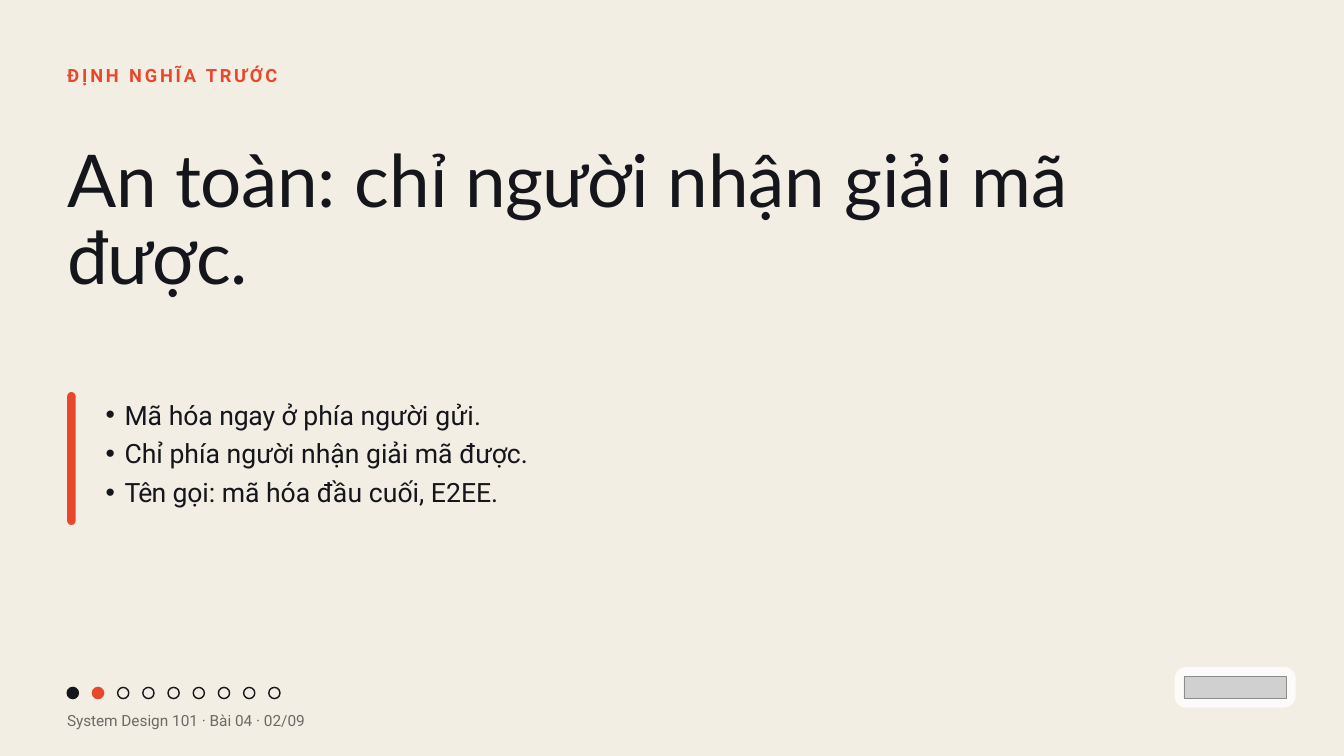
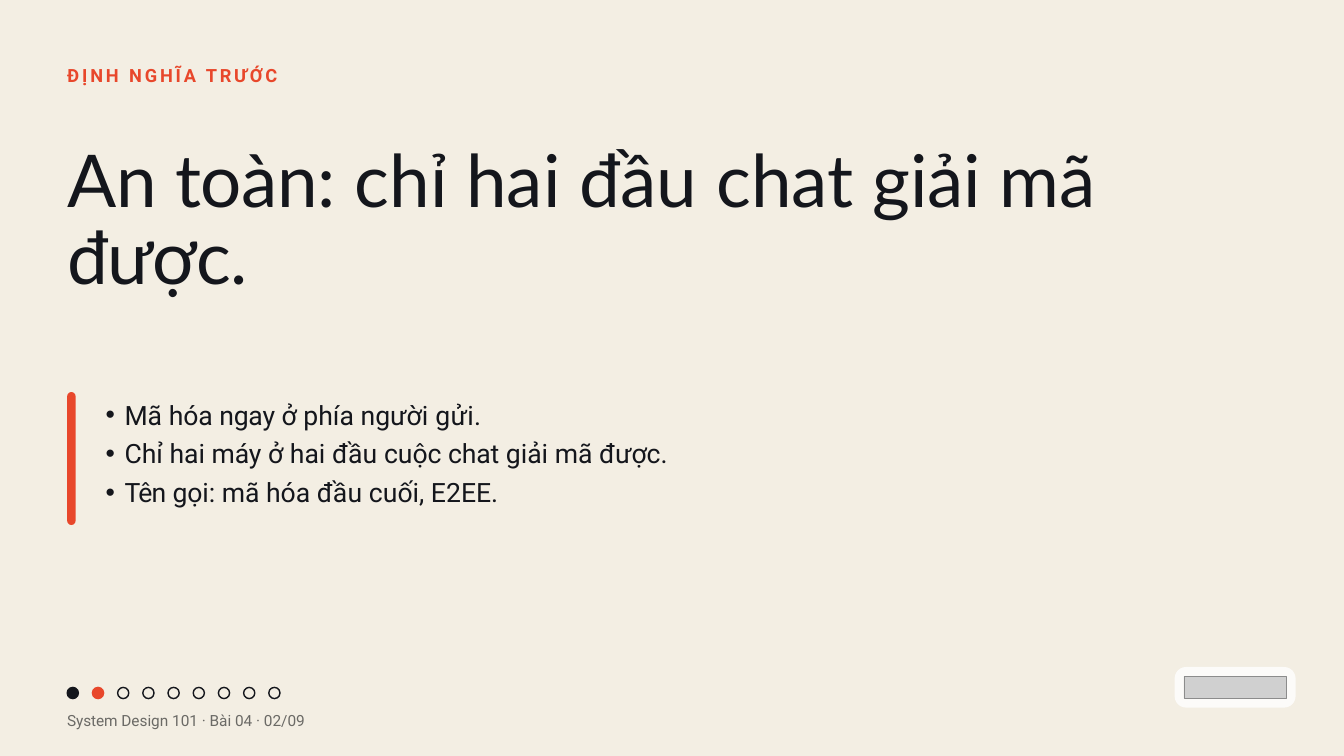
Before and after one commit to vohoailinh90/tool-marketing-studio, a slide deck: slide 2 of system-design-101/vi/lessons/sd-02-004/slides/sd-02-004.pptx. Drawn at 1344x756 pixels with LibreOffice and Linux fonts; fonts in the diff are those of the drawing; grey boxes stand for pictures. Boxes give left, top, right and bottom in pixels: in the first picture for what was removed or moved away, otherwise in the second. Text is boxed around its words. In the diff, an @@ line names an element or a change of style, - is before the commit and + after.

```diff
--- a/system-design-101/vi/lessons/sd-02-004/slides/sd-02-004.pptx
+++ b/system-design-101/vi/lessons/sd-02-004/slides/sd-02-004.pptx
@@ text at bbox=[67, 149, 1096, 297]: text changed @@
-An toàn: chỉ người nhận giải mã được.
+An toàn: chỉ hai đầu chat giải mã được.
@@ text at bbox=[125, 441, 668, 469]: text changed @@
-• Chỉ phía người nhận giải mã được.
+• Chỉ hai máy ở hai đầu cuộc chat giải mã được.
```
Also in this commit, not shown: 3 other slides changed, 3 other files.
